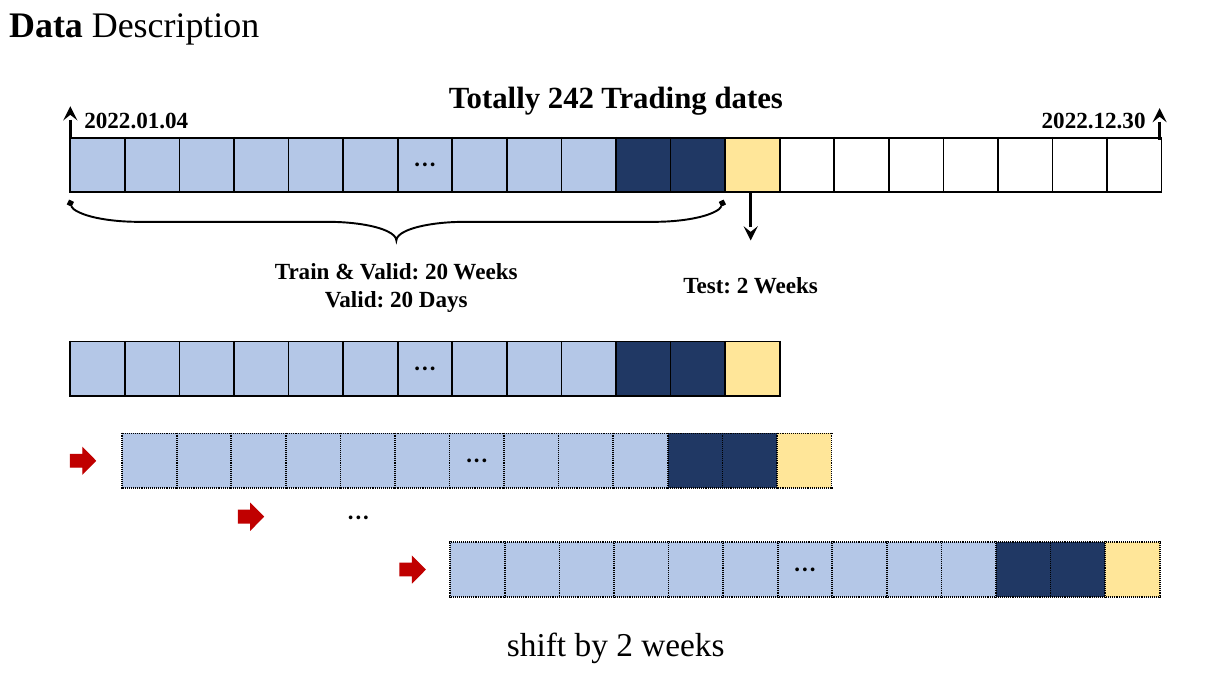
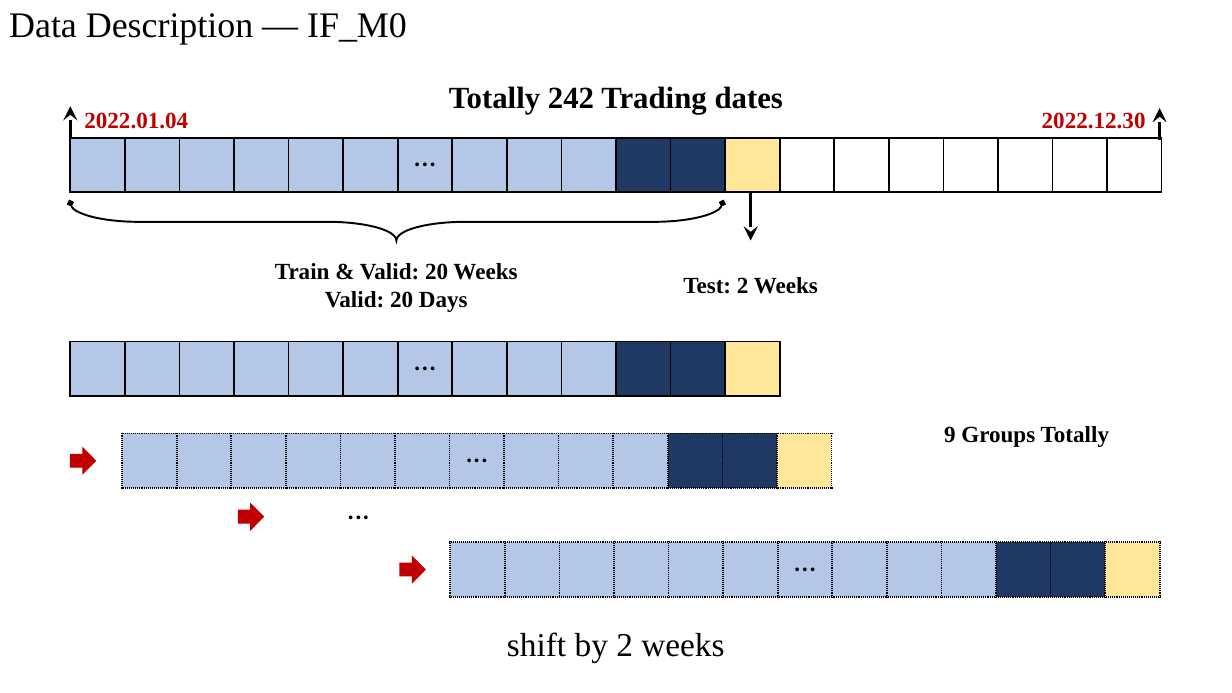
Before and after one commit to KarryRen/Karry-LOB, a slide deck: slide 2 of Images/images.pptx. Drawn at 1232x693 pixels with LibreOffice and Linux fonts; fonts in the diff are those of the drawing. Boxes give left, top, right and bottom in pixels: in the first picture for what was removed or moved away, otherwise in the second. Text is boxed around its words. In the diff, an @@ line names an element or a change of style, - is before the commit and + after.

```diff
--- a/Images/images.pptx
+++ b/Images/images.pptx
@@ text at box(9, 13, 407, 45): text changed @@
-Data Description
+Data Description — IF_M0
@@ text "2022.01.04" at box(84, 112, 188, 129): text colour #000000 to #C00000 @@
@@ text "2022.12.30" at box(1042, 112, 1146, 129): text colour #000000 to #C00000 @@
@@ text added at box(944, 426, 1109, 447), 18 pt, text #000000, bold @@
+9 Groups Totally
```
Also in this commit, not shown: 1 other slide changed, 5 other files.
